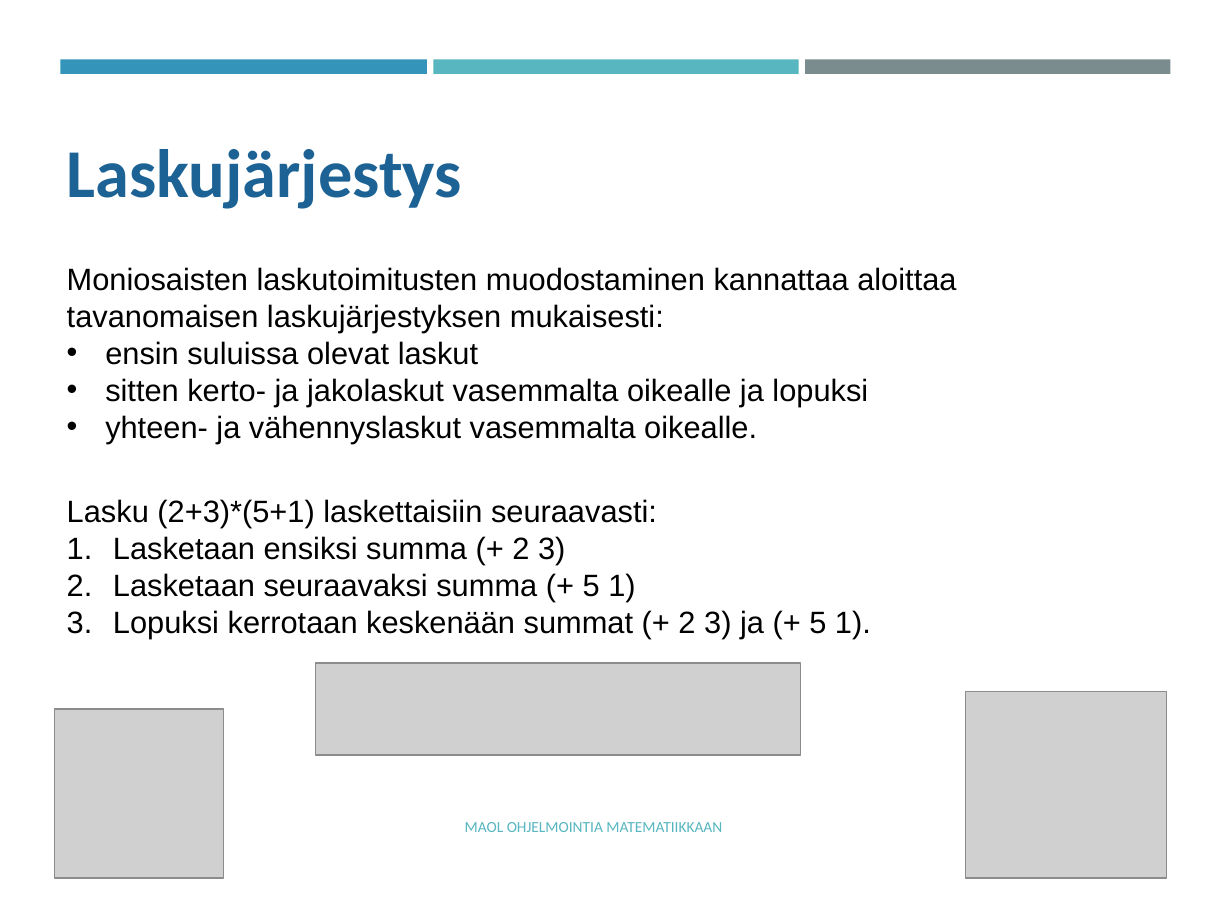
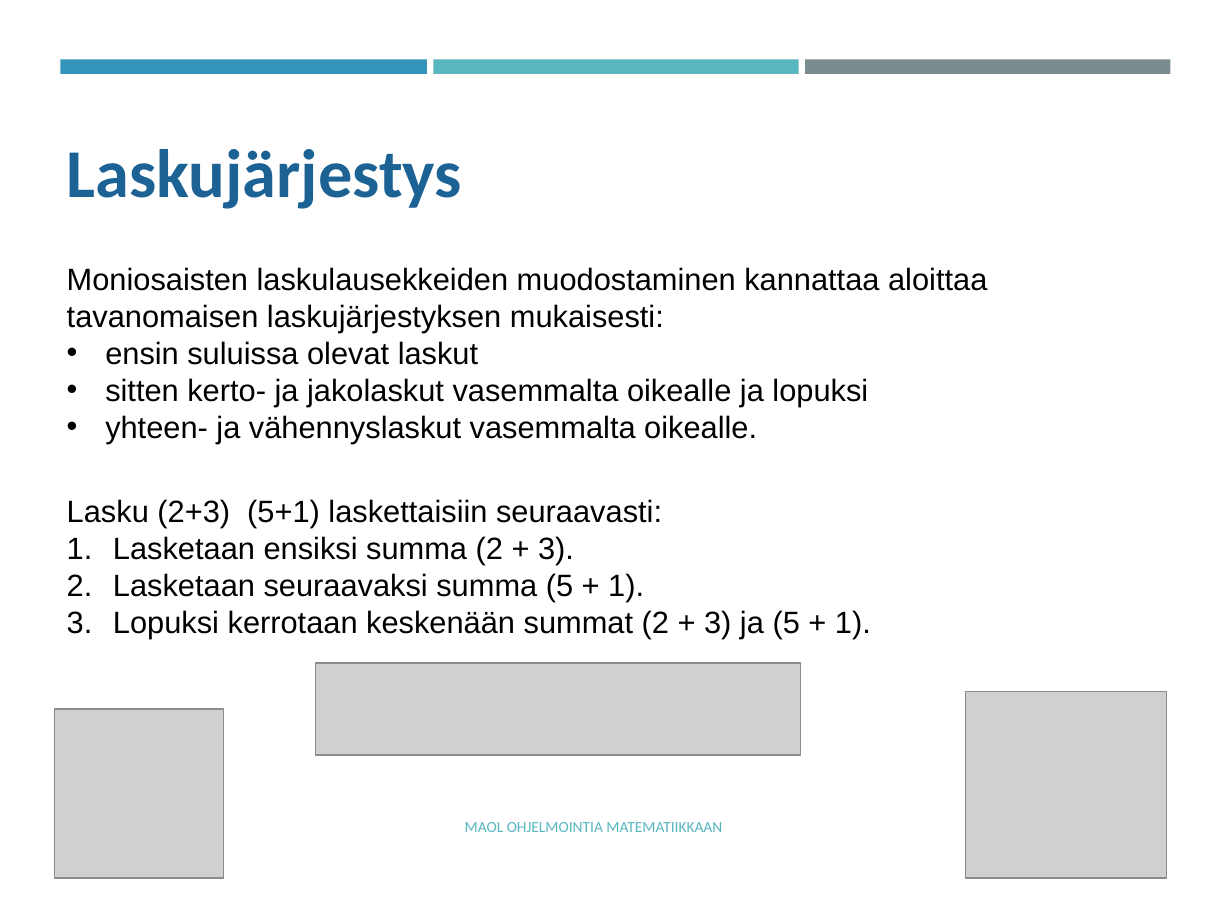
Before and after one commit to tyynetyyne/tyynetyyne.github.io, a slide deck: slide 19 of tehtavat/tiedostot/maol/power_point/Racket-MAOL-5-6-tutustuminen-ohjelmointiymparistoon.pptx (slide 15 before the commit). Drawn at 1232x924 pixels with LibreOffice and Linux fonts; fonts in the diff are those of the drawing; grey boxes stand for pictures. Boxes give left, top, right and bottom in pixels: in the first picture for what was removed or moved away, otherwise in the second. Text is boxed around its words. In the diff, an @@ line names an element or a change of style, - is before the commit and + after.

```diff
--- a/tehtavat/tiedostot/maol/power_point/Racket-MAOL-5-6-tutustuminen-ohjelmointiymparistoon.pptx
+++ b/tehtavat/tiedostot/maol/power_point/Racket-MAOL-5-6-tutustuminen-ohjelmointiymparistoon.pptx
@@ text at box(67, 267, 987, 332): text changed @@
-Moniosaisten laskutoimitusten muodostaminen kannattaa aloittaa tavanomaisen laskujärjestyksen mukaisesti:
+Moniosaisten laskulausekkeiden muodostaminen kannattaa aloittaa tavanomaisen laskujärjestyksen mukaisesti:
@@ text at box(67, 499, 871, 639): text changed @@
-Lasku (2+3)*(5+1) laskettaisiin seuraavasti:
-1. Lasketaan ensiksi summa (+ 2 3)
-2. Lasketaan seuraavaksi summa (+ 5 1)
-3. Lopuksi kerrotaan keskenään summat (+ 2 3) ja (+ 5 1).
+Lasku (2+3) (5+1) laskettaisiin seuraavasti:
+1. Lasketaan ensiksi summa (2 + 3).
+2. Lasketaan seuraavaksi summa (5 + 1).
+3. Lopuksi kerrotaan keskenään summat (2 + 3) ja (5 + 1).
```
Also in this commit, not shown: 15 other slides changed.
